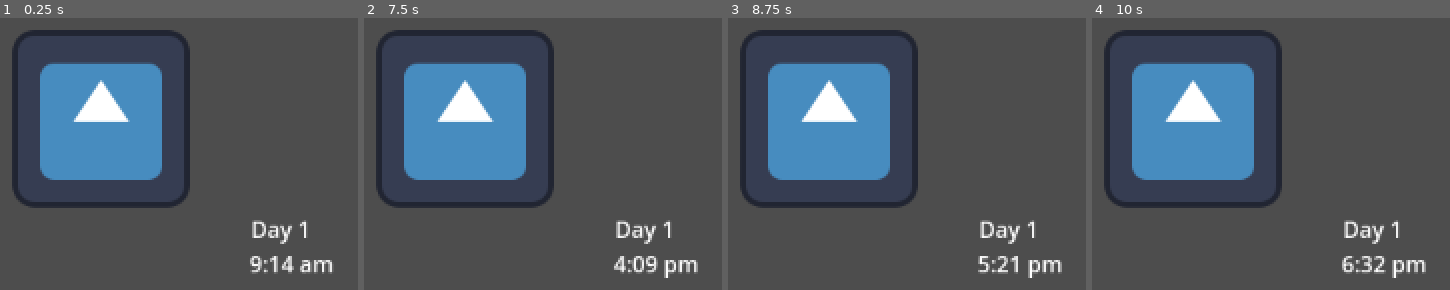
Above: before the commit, frames 1-4 (left to right).
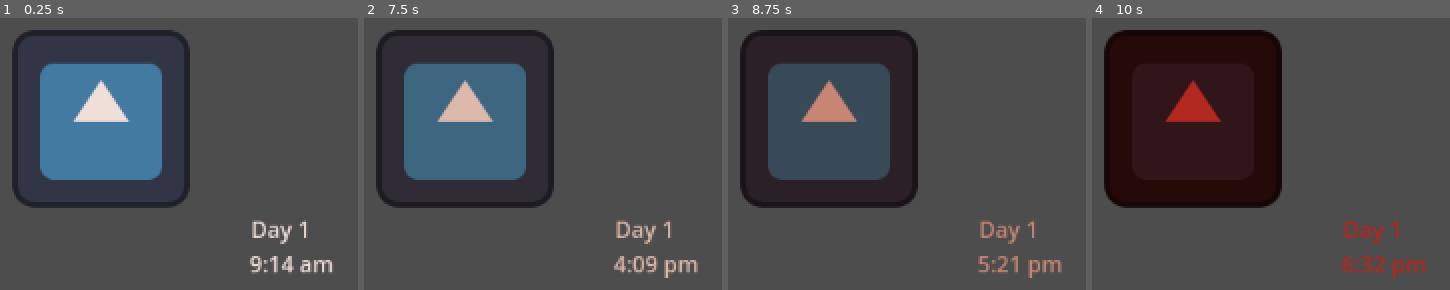
Above: after the commit, the same moments.

Repository: afluffycrow/Dept-of-Erasure
Game: Godot game, scene res://screen.tscn
Two runs of this game, one before a commit and one after it. Both use one fixed random seed, a clock stepped at 60 frames per second and the inputs below. The engine's default icon, where the game draws it, is replaced by a stand-in: a white triangle on a blue panel in a dark square.
Inputs:
- Up to frame 1 (0.25 s): no input
- Up to frame 2 (7.5 s): tap Enter at 0.5, 2, 3.5 s; tap Space at 1.25, 2.75, 4.25 s
- Up to frame 3 (8.75 s): no input
- Up to frame 4 (10 s): no input

The runs differ from the first frame. In frame 1, 15% of the frame differs, in the area x 11-93%, y 16-94%; in frame 2, 29%; in frame 3, 33%; in frame 4, 33%, in the area x 3-94%, y 4-96%.

Commit message:
Add files via upload

Diff:
--- a/day-night-cycle/screen.gd
+++ b/day-night-cycle/screen.gd
@@ -2,8 +2,8 @@
 
 @export var ui = Control
 @export var canvas_modulate = CanvasModulate
-@export var canvas_layer = CanvasLayer
+
 
 func _ready() -> void:
-	canvas_layer.visible = true
+
 	canvas_modulate.time_out.connect(ui.set_daytime)
--- a/day-night-cycle/screen.tscn
+++ b/day-night-cycle/screen.tscn
@@ -6,17 +6,16 @@
 [ext_resource type="Texture2D" uid="uid://i50rwgq42o34" path="res://icon.svg" id="4_rcbbl"]
 
 [sub_resource type="Gradient" id="Gradient_jnfvj"]
-offsets = PackedFloat32Array(0, 0.305195, 1)
-colors = PackedColorArray(0.71386, 0.0656646, 0.197251, 1, 0.805607, 0.614463, 0.532969, 1, 1, 1, 1, 1)
+offsets = PackedFloat32Array(0.281609, 0.425287, 0.62069, 1)
+colors = PackedColorArray(0.10483, 0.00456951, 0.315591, 1, 0.690667, 0.15308, 0.123367, 1, 0.805607, 0.614463, 0.532969, 1, 1, 1, 1, 1)
 
 [sub_resource type="GradientTexture1D" id="GradientTexture1D_rou6u"]
 gradient = SubResource("Gradient_jnfvj")
 
-[node name="Screen" type="Node2D" node_paths=PackedStringArray("ui", "canvas_modulate", "canvas_layer")]
+[node name="Screen" type="Node2D" node_paths=PackedStringArray("ui", "canvas_modulate")]
 script = ExtResource("1_eedta")
 ui = NodePath("Camera2D/Clock")
-canvas_modulate = NodePath("Camera2D/CanvasLayer/CanvasModulate")
-canvas_layer = NodePath("Camera2D/CanvasLayer")
+canvas_modulate = NodePath("CanvasModulate")
 
 [node name="Sprite2D" type="Sprite2D" parent="."]
 position = Vector2(-108, -68)
@@ -45,8 +44,6 @@
 offset_right = 39.0
 offset_bottom = 48.0
 
-[node name="CanvasLayer" type="CanvasLayer" parent="Camera2D"]
-
-[node name="CanvasModulate" type="CanvasModulate" parent="Camera2D/CanvasLayer"]
+[node name="CanvasModulate" type="CanvasModulate" parent="."]
 script = ExtResource("3_tkcef")
 gradient = SubResource("GradientTexture1D_rou6u")
